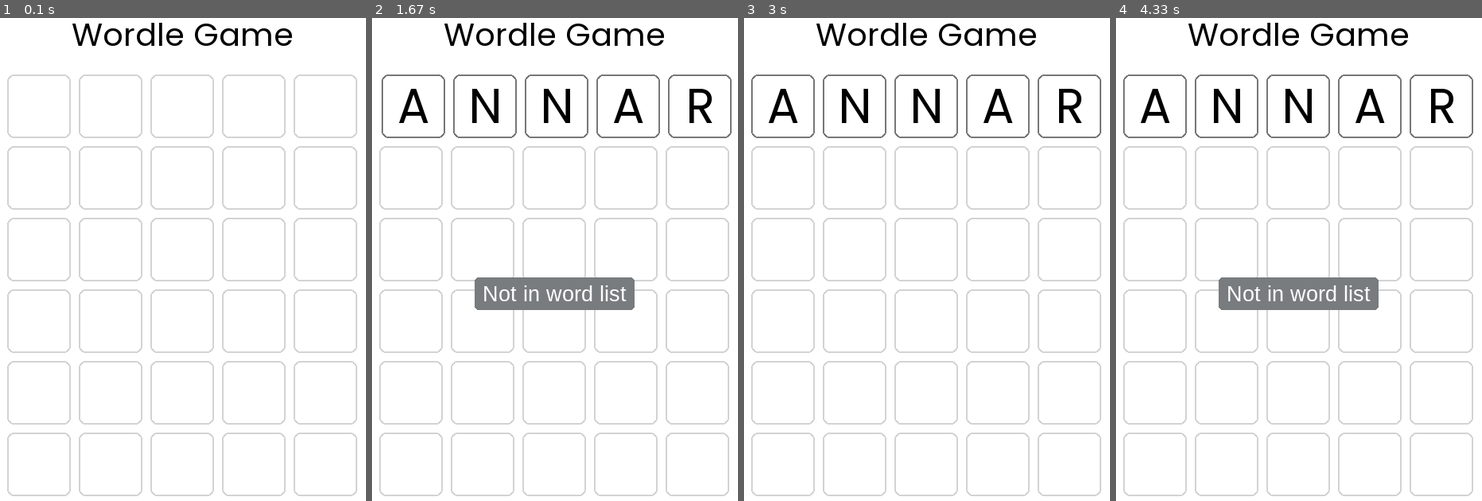
Above: before the commit, frames 1-4 (left to right).
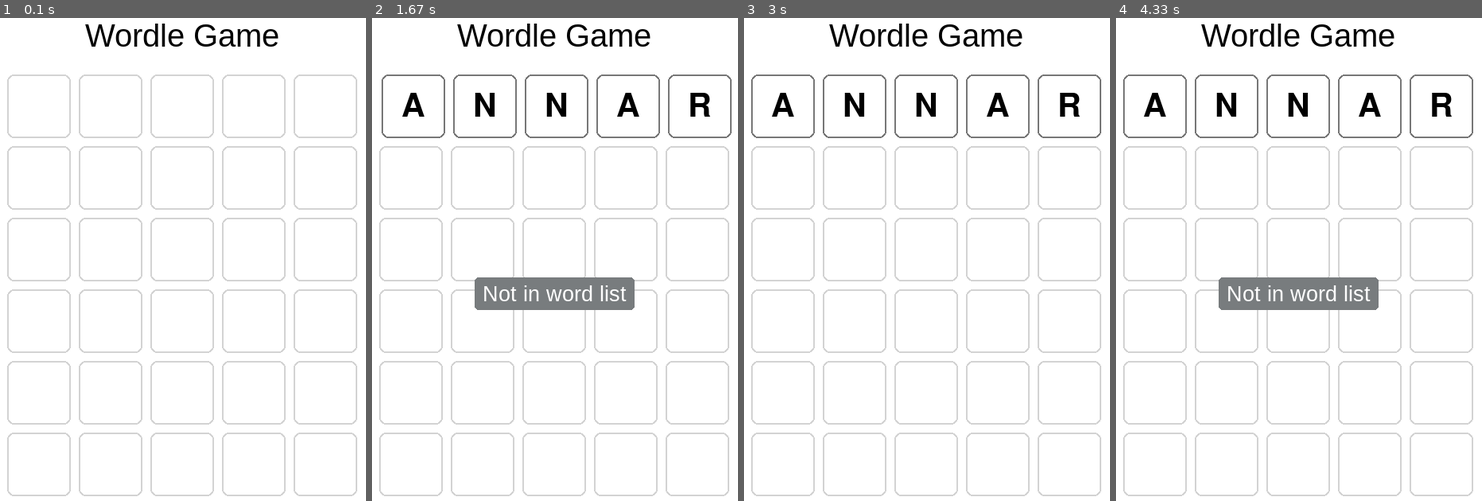
Above: after the commit, the same moments.

Repository: shelterin2006/Wordle
Game: pygame game, started from main.py
Two runs of this game, one before a commit and one after it. Both use one fixed random seed, a clock stepped at 60 frames per second and the inputs below.
Inputs:
- Up to frame 1 (0.1 s): no input
- Up to frame 2 (1.67 s): type "ann" at 0.33 s; tap Enter at 0.67, 1.02, 1.57 s; type "a" at 0.88 s; type "r" at 1.43 s
- Up to frame 3 (3 s): no input
- Up to frame 4 (4.33 s): tap Enter at 3.63 s

The runs differ from the first frame. In frame 1, 1.3% of the frame differs, in the area x 19-80%, y 0-6%; in frame 2, 2.5%, in the area x 7-94%, y 0-22%; in frame 3, 2.5%; in frame 4, 2.5%.

Commit message:
Update main.py

Diff:
--- a/main.py
+++ b/main.py
@@ -15,10 +15,10 @@
 LIGHT_GRAY = (211, 211, 211)
 DARK_GRAY = (120, 124, 126)
 MID_GRAY = (119, 119, 119)
-LETTER_FONT = pygame.font.Font("Poppins-Regular.ttf", 60)
-NOTIFICATION_FONT = pygame.font.SysFont("helvetica", 27)
-MESSAGE_FONT = pygame.font.Font("Poppins-Regular.ttf", 40)
-SMALL_MESSAGE_FONT = pygame.font.SysFont("helvetica", 20)
+LETTER_FONT = pygame.font.Font("font/Poppins-Regular.ttf", size=60)
+NOTIFICATION_FONT = pygame.font.Font("font/Helvetica.ttf", size=27)
+MESSAGE_FONT = pygame.font.Font("font/Helvetica.ttf", size=40)
+SMALL_MESSAGE_FONT = pygame.font.Font("font/Helvetica.ttf", size=20)
 is_flipping_row = False
 WORD_LENGTH = 5
 MAX_GUESSES = 6
